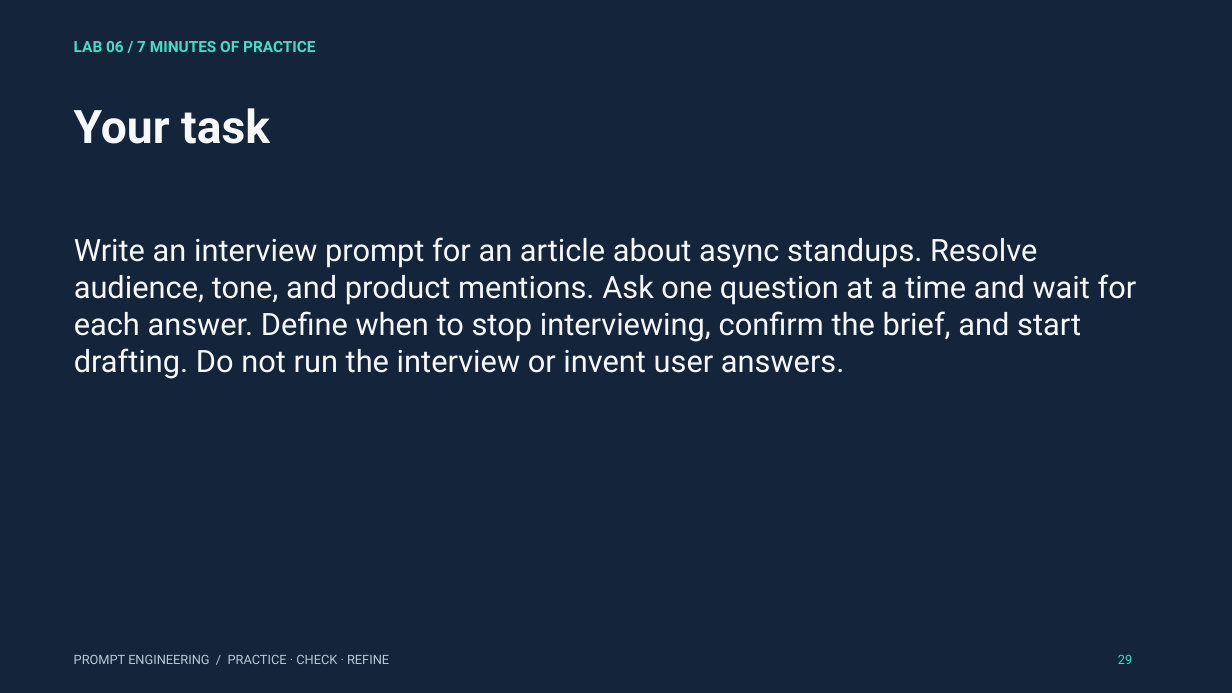
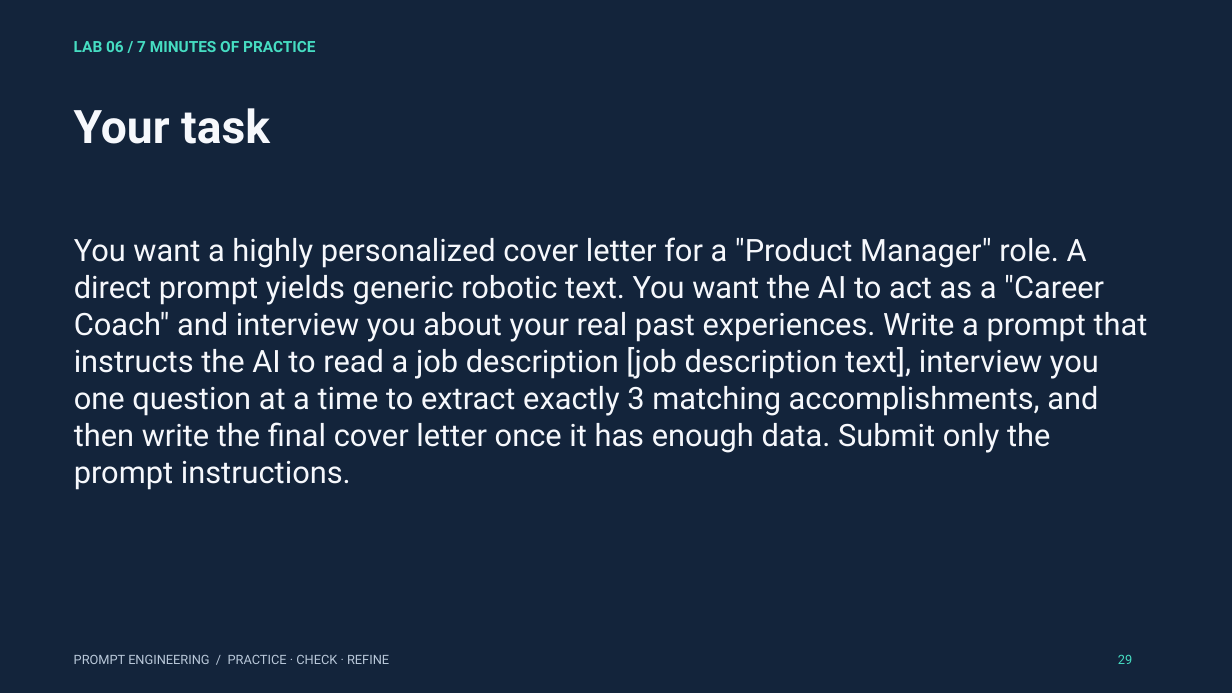
Before and after one commit to mahdimnkh81/prompt-engineering-workshop, a slide deck: slide 29 of materials/prompt_engineering_3_hour_workshop.pptx. Drawn at 1232x693 pixels with LibreOffice and Linux fonts; fonts in the diff are those of the drawing. Boxes give left, top, right and bottom in pixels: in the first picture for what was removed or moved away, otherwise in the second. Text is boxed around its words. In the diff, an @@ line names an element or a change of style, - is before the commit and + after.

Commit message:
fix 7 questions

```diff
--- a/materials/prompt_engineering_3_hour_workshop.pptx
+++ b/materials/prompt_engineering_3_hour_workshop.pptx
@@ text at (x1=74, y1=237, x2=1148, y2=490): text changed @@
-Write an interview prompt for an article about async standups. Resolve audience, tone, and product mentions. Ask one question at a time and wait for each answer. Define when to stop interviewing, confirm the brief, and start drafting. Do not run the interview or invent user answers.
+You want a highly personalized cover letter for a "Product Manager" role. A direct prompt yields generic robotic text. You want the AI to act as a "Career Coach" and interview you about your real past experiences. Write a prompt that instructs the AI to read a job description [job description text], interview you one question at a time to extract exactly 3 matching accomplishments, and then write the final cover letter once it has enough data. Submit only the prompt instructions.
```
Also in this commit, not shown: 19 other slides changed, 14 other files.
